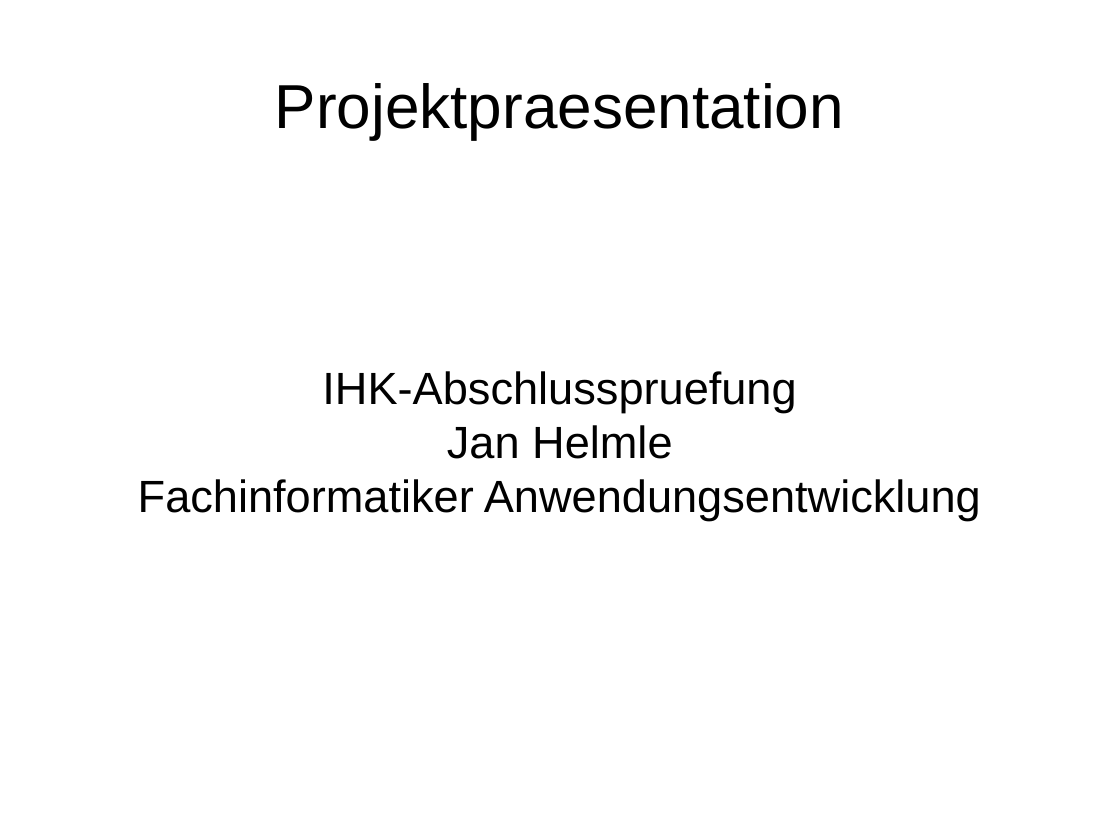
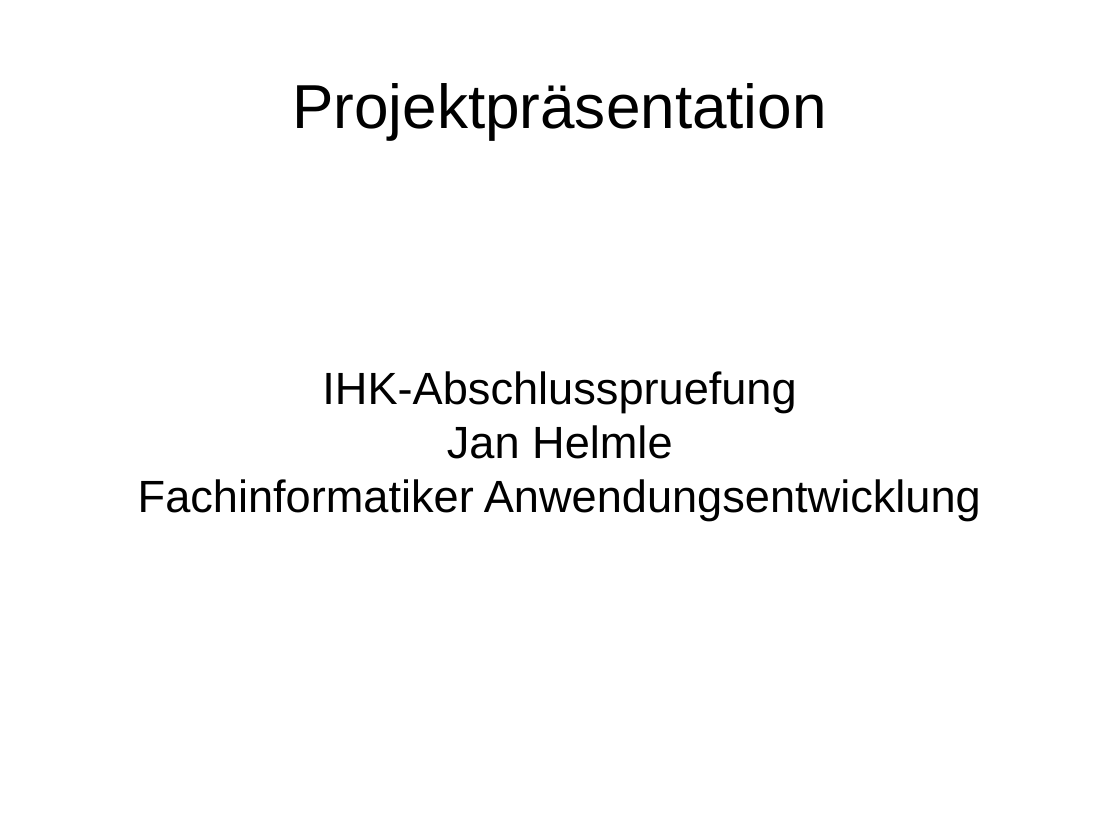
Before and after one commit to janhelmle/weiterbildung_fachinformatiker_ihk_projektantrag, a slide deck: slide 1 of praesentation/presentation_v1.odp. Drawn at 1120x840 pixels with LibreOffice and Linux fonts; fonts in the diff are those of the drawing. Boxes give left, top, right and bottom in pixels: in the first picture for what was removed or moved away, otherwise in the second. Text is boxed around its words. In the diff, an @@ line names an element or a change of style, - is before the commit and + after.

```diff
--- a/praesentation/presentation_v1.odp
+++ b/praesentation/presentation_v1.odp
@@ title at [292, 83, 827, 139]: text changed @@
-Projektpraesentation
+Projektpräsentation
```
Also in this commit, not shown: 3 other slides changed, 2 slides added, 2 slides removed, 1 other file.
